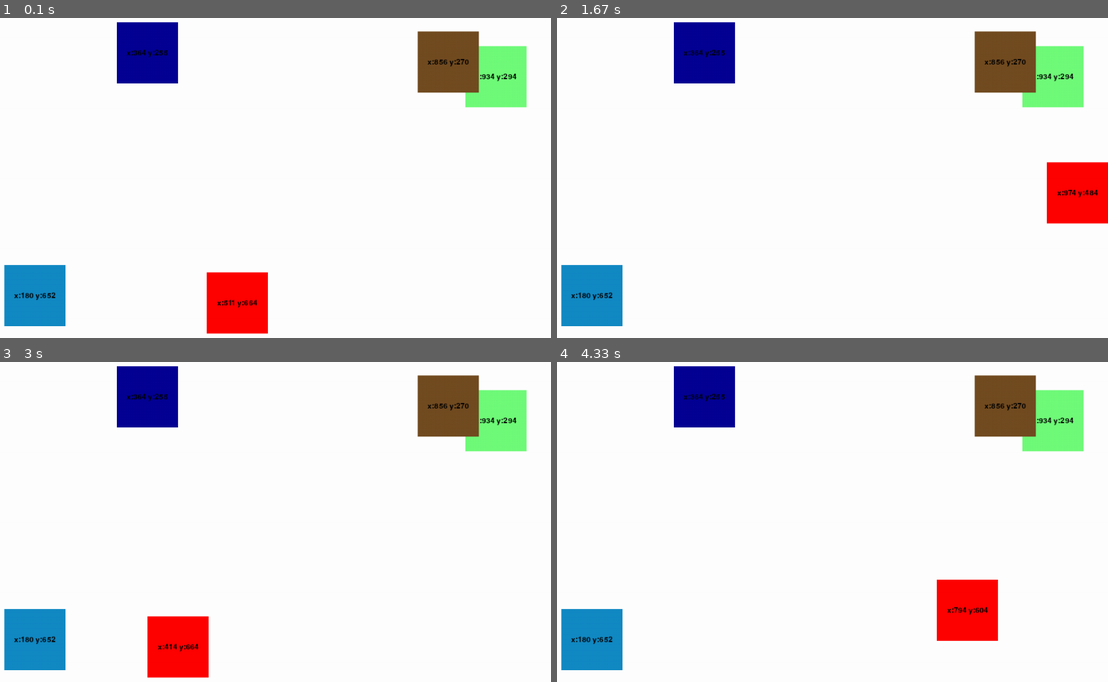
Above: before the commit, frames 1-4 (two rows, left to right).
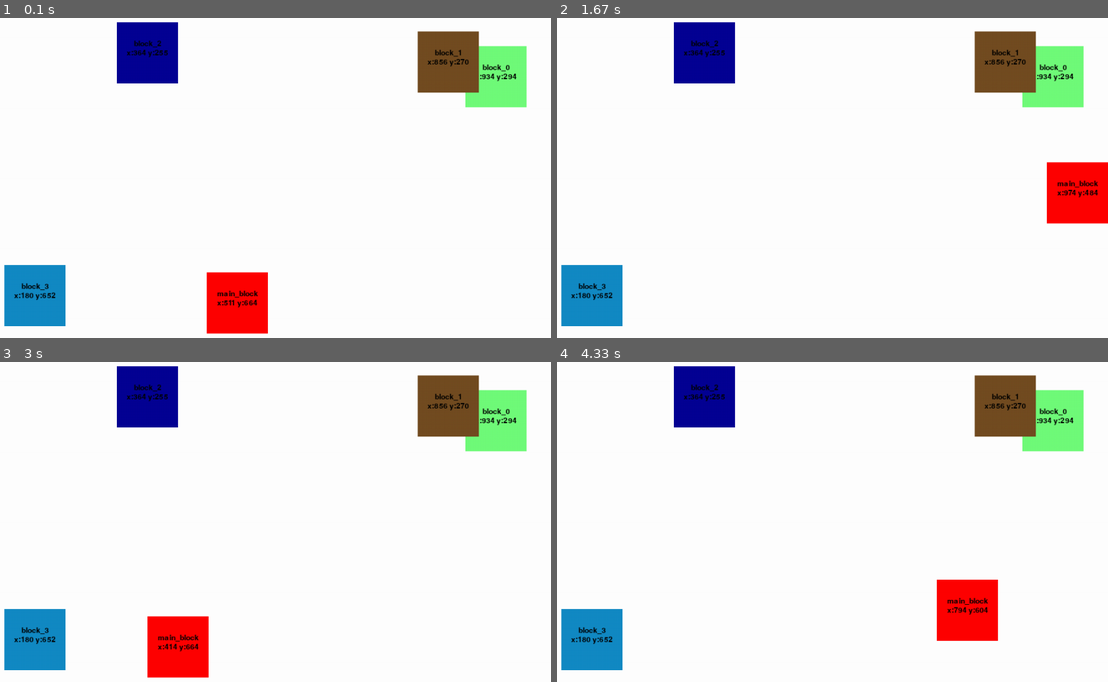
Above: after the commit, the same moments.

Repository: esserafael/python-learning-stuff
Game: pygame game, started from PyGame/collision.py
Same seed, same stepped clock (60 frames per second), same inputs: the game is played once before the commit and once after it.
Inputs:
- Up to frame 1 (0.1 s): no input
- Up to frame 2 (1.67 s): hold Right 0.33-0.8 s; hold Up 0.83-1.13 s; hold Right 1.17-1.63 s
- Up to frame 3 (3 s): hold Left 1.67-2.2 s; hold Down 2.23-2.53 s; hold Left 2.57-2.97 s
- Up to frame 4 (4.33 s): hold Up 3-3.37 s; hold Right 3.4-4.03 s; hold Down from 4.07 s (still down)

The runs differ from the first frame. In frame 1, 0.3% of the frame differs, in the area x 3-93%, y 6-88%; in frame 2, 0.3%, in the area x 3-99%, y 6-86%; in frame 3, 0.3%; in frame 4, 0.3%.

Commit message:
Some fixes

Diff:
--- a/PyGame/collision.py
+++ b/PyGame/collision.py
@@ -50,11 +50,12 @@
         TextRect.center = x,y
         gameDisplay.blit(TextSurf, TextRect)
 
-    block_draw = pygame.draw.rect(gameDisplay, block.color, [block.pos.x, block.pos.y, block.size.width, block.size.height])
+    pygame.draw.rect(gameDisplay, block.color, [block.pos.x, block.pos.y, block.size.width, block.size.height])
 
-    message_display("x:{} y:{}".format(block.center.x, block.center.y), 12,block.center.x, block.center.y)
+    message_display(block.name, 12, block.center.x, block.center.y - 15)
+    message_display("x:{} y:{}".format(block.center.x, block.center.y), 12, block.center.x, block.center.y)
 
-    return block_draw
+    return
 
 def text_objects(text, font):
     textSurface = font.render(text, True, black)
@@ -81,6 +82,13 @@
     #    other_forms.append(CreatedFormData("block_{}".format(total_forms_generated), random.randrange(0, display_width - 100), random.randrange(0, display_height - 100), 100, 100, black))
     #    total_forms_generated += 1
 
+    main_block = FormData(
+        "main_block",
+        FormDataPosition(main_form_x, main_form_y),
+        FormDataSize(main_form_width, main_form_height),
+        FormDataPosition(round(main_form_x + main_form_width / 2), round(main_form_y + main_form_height / 2)),
+        red)
+
     other_forms = [
         (FormData(
             "block_{}".format(form),
@@ -91,7 +99,7 @@
             ))
             for form in range(total_other_forms)]
 
-    #print(other_forms)
+
 
     while not gameExit:
         for event in pygame.event.get():
@@ -114,22 +122,21 @@
 
         gameDisplay.fill(white)
 
-        main_form_x += main_form_x_change
-        main_form_y += main_form_y_change
+        main_block.pos = FormDataPosition(main_block.pos.x + main_form_x_change, main_block.pos.y + main_form_y_change)
 
         #"""
-        display_x_boundary = display_width - main_form_width
-        display_y_boundary = display_height - main_form_height
+        display_x_boundary = display_width - main_block.size.width
+        display_y_boundary = display_height - main_block.size.height
 
-        if main_form_x > display_x_boundary:
-            main_form_x = display_x_boundary
-        elif main_form_x < 0:
-            main_form_x = 0
+        if main_block.pos.x > display_x_boundary:
+            main_block.pos.x = display_x_boundary
+        elif main_block.pos.x < 0:
+            main_block.pos.x = 0
 
-        if main_form_y > display_y_boundary:
-            main_form_y = display_y_boundary
-        elif main_form_y < 0:
-            main_form_y = 0
+        if main_block.pos.y > display_y_boundary:
+            main_block.pos.y = display_y_boundary
+        elif main_block.pos.y < 0:
+            main_block.pos.y = 0
         #"""
 
         if other_forms:
@@ -137,14 +144,8 @@
                 form.center = FormDataPosition(round(form.pos.x + form.size.width / 2), round(form.pos.y + form.size.height / 2))
                 draw_block(form)
 
-        main_block = draw_block(
-            FormData(
-                "main_block",
-                FormDataPosition(main_form_x, main_form_y),
-                FormDataSize(main_form_width, main_form_height),
-                FormDataPosition(round(main_form_x + main_form_width / 2), round(main_form_y + main_form_height / 2)),
-                red
-                ))
+        main_block.center = FormDataPosition(round(main_block.pos.x + main_block.size.width / 2), round(main_block.pos.y + main_block.size.height / 2))
+        draw_block(main_block)
 
         #print(blocks_generated)
 
